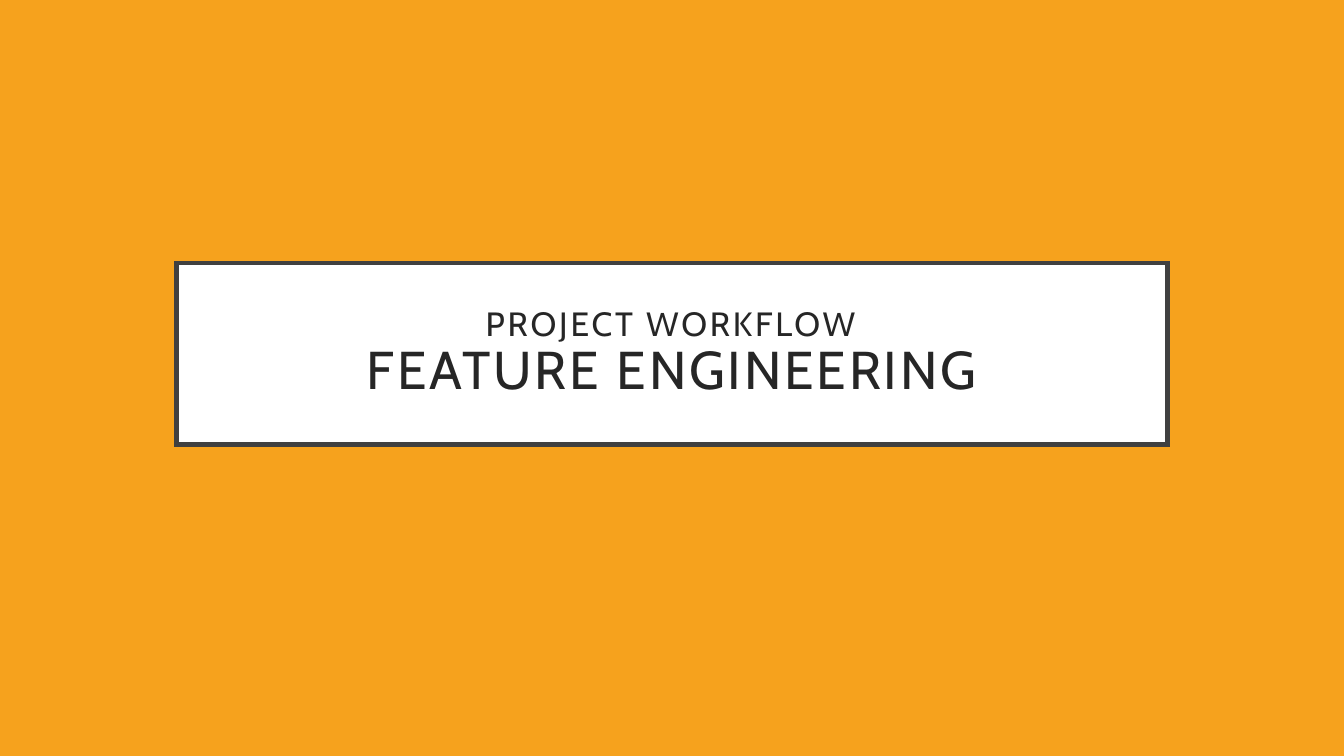
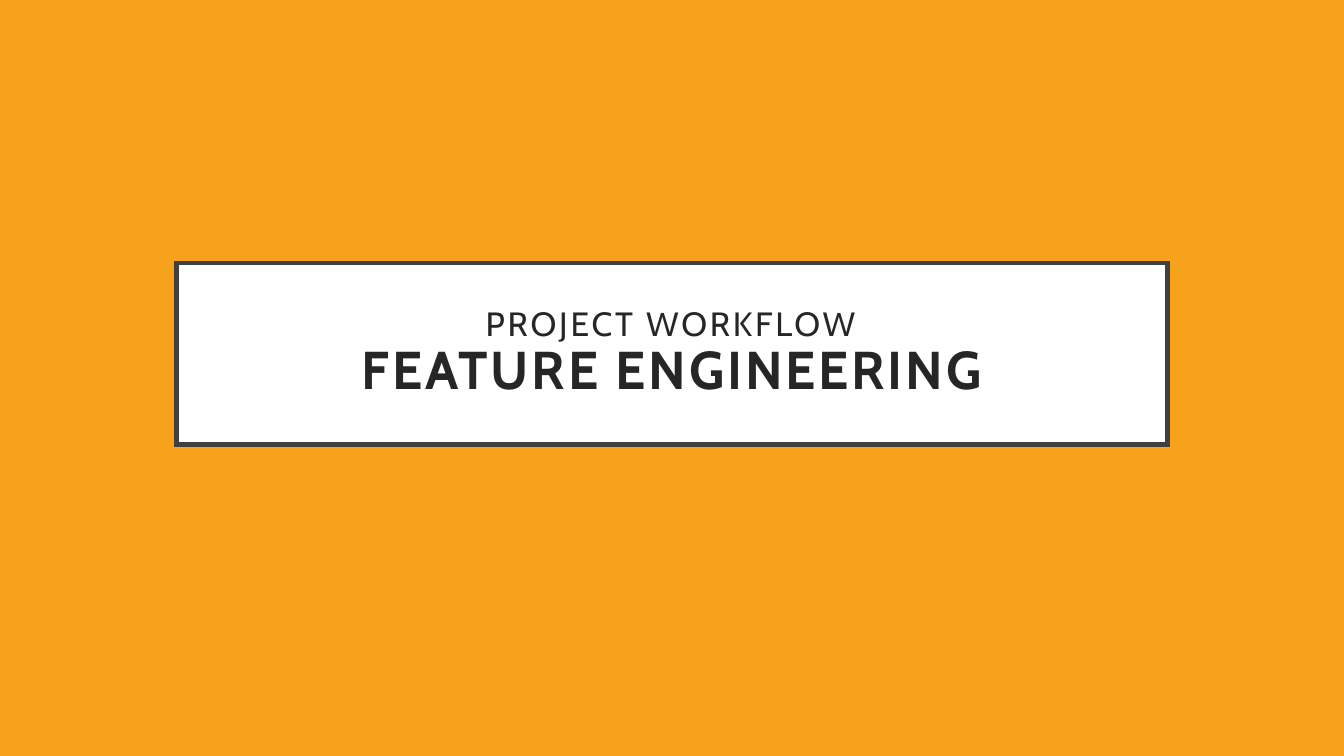
Before and after one commit to joshho77/NLP_Project, a slide deck: slide 14 of NLP Project Slides.pptx. Drawn at 1344x756 pixels with LibreOffice and Linux fonts; fonts in the diff are those of the drawing. Boxes give left, top, right and bottom in pixels: in the first picture for what was removed or moved away, otherwise in the second. Text is boxed around its words. In the diff, an @@ line names an element or a change of style, - is before the commit and + after.

```diff
--- a/NLP Project Slides.pptx
+++ b/NLP Project Slides.pptx
@@ title "PROJECT WORKFLOW FEATURE ENGINEERING" at [176,263,1168,445]: bold on in "FEATURE ENGINEERING" @@
```
Also in this commit, not shown: 13 other slides changed, 2 other files.
